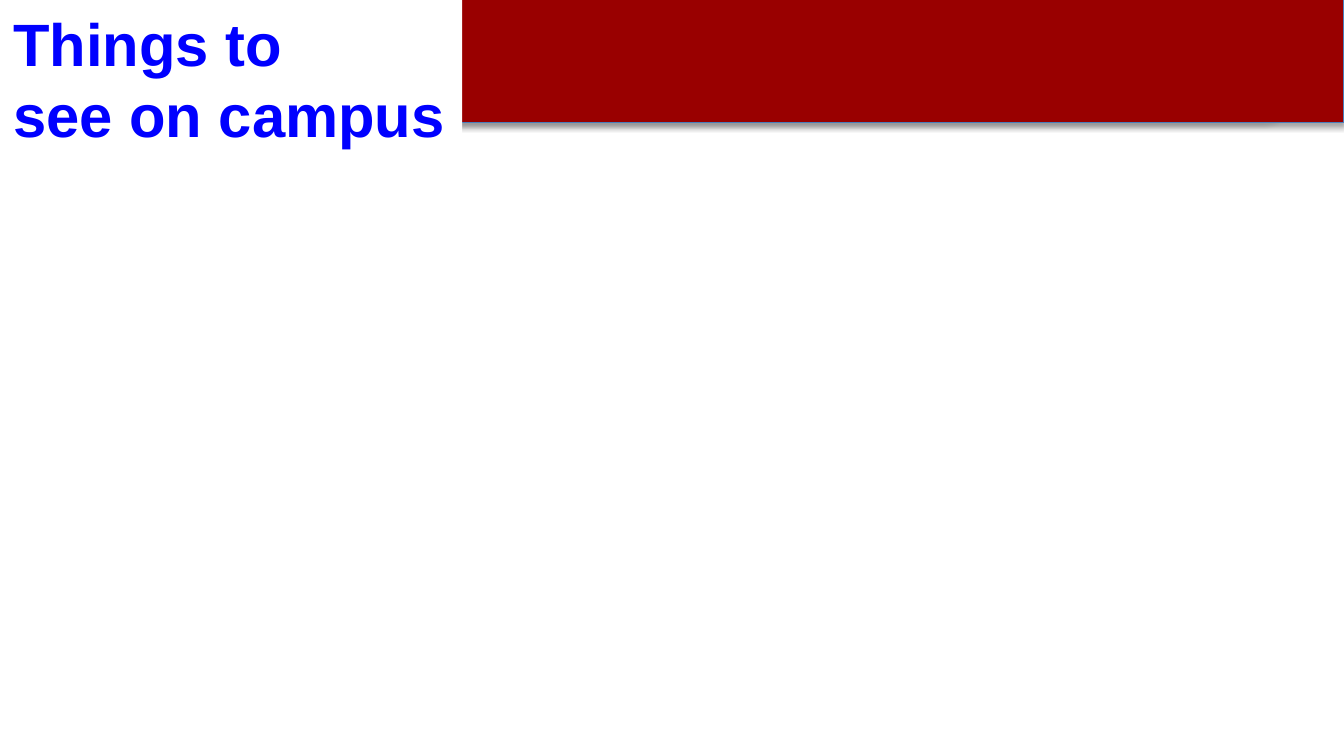
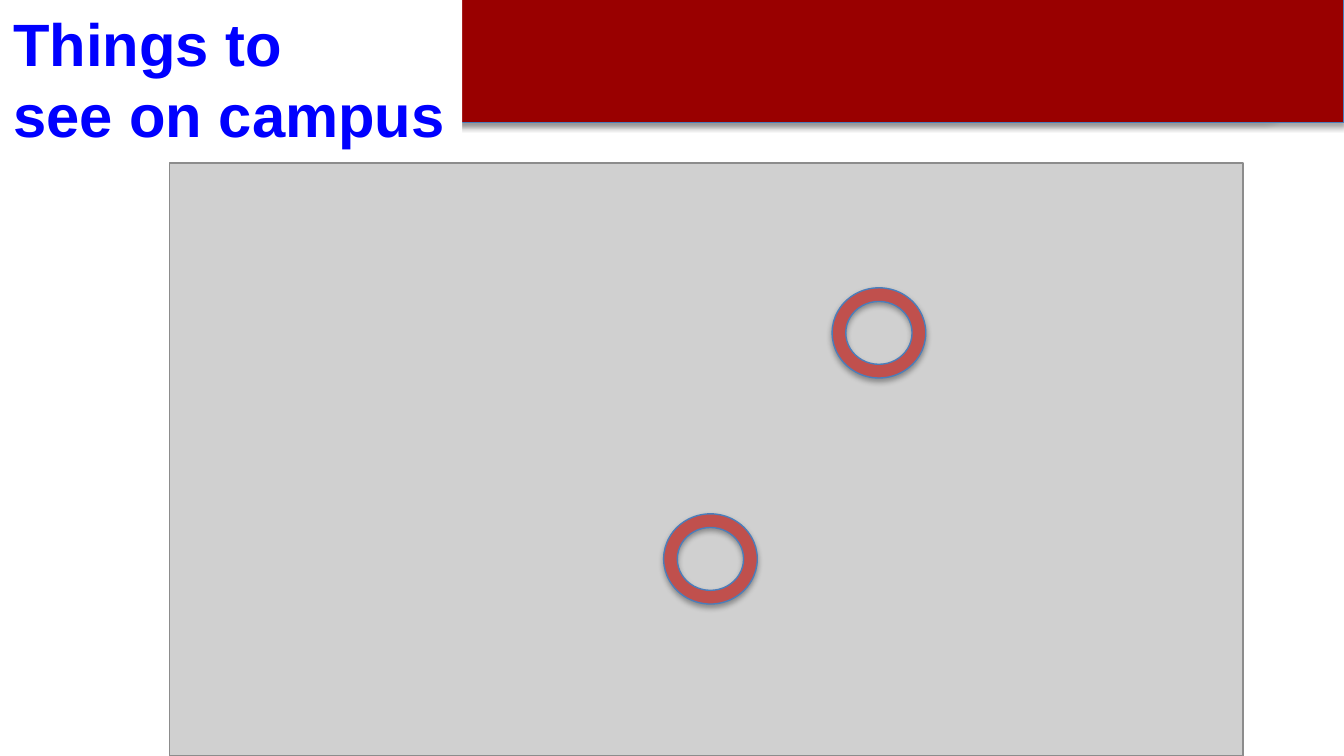
Before and after one commit to dabo/sbc-conference, a slide deck: slide 8 of welcome-2025.pptx. Drawn at 1344x756 pixels with LibreOffice and Linux fonts; fonts in the diff are those of the drawing; grey boxes stand for pictures. Boxes give left, top, right and bottom in pixels: in the first picture for what was removed or moved away, otherwise in the second. Text is boxed around its words. In the diff, an @@ line names an element or a change of style, - is before the commit and + after.

```diff
--- a/welcome-2025.pptx
+++ b/welcome-2025.pptx
@@ picture added at <box>169,163,1243,755</box> @@
@@ donut added at <box>832,288,926,378</box>, fill #C0504D, outline #4B7EBC 0.75 pt @@
@@ donut added at <box>664,513,758,603</box>, fill #C0504D, outline #4B7EBC 0.75 pt @@
```
Also in this commit, not shown: 3 other slides changed, 1 slide added, 1 slide removed.
